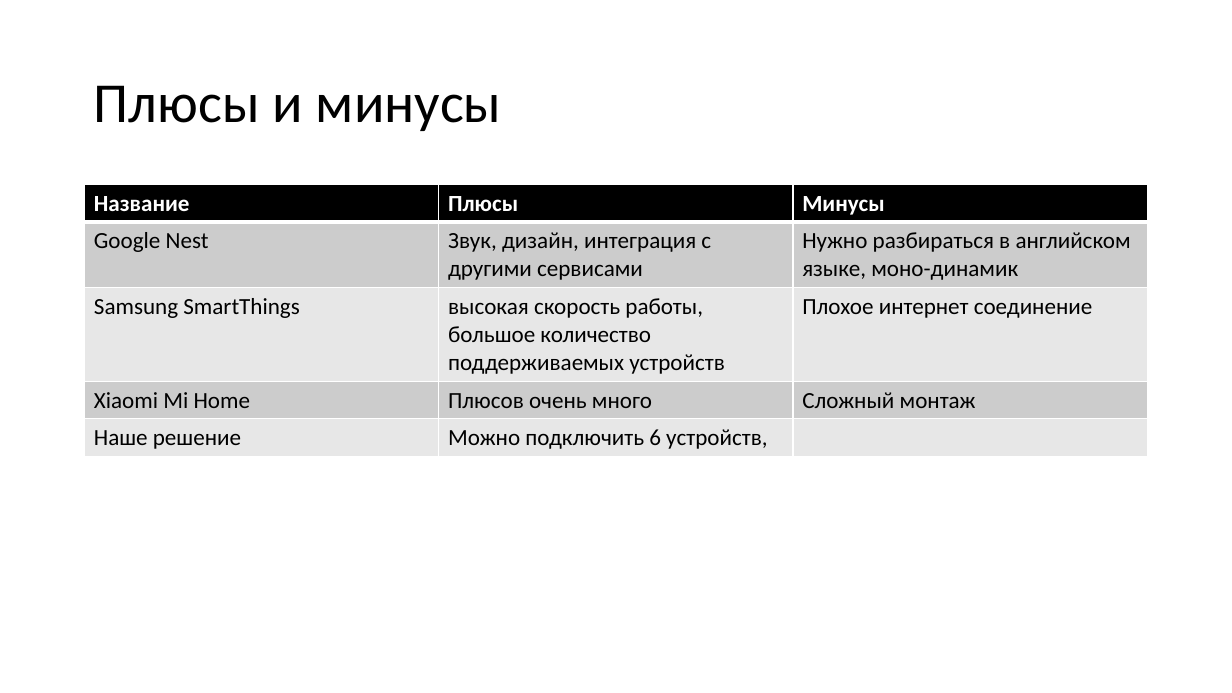
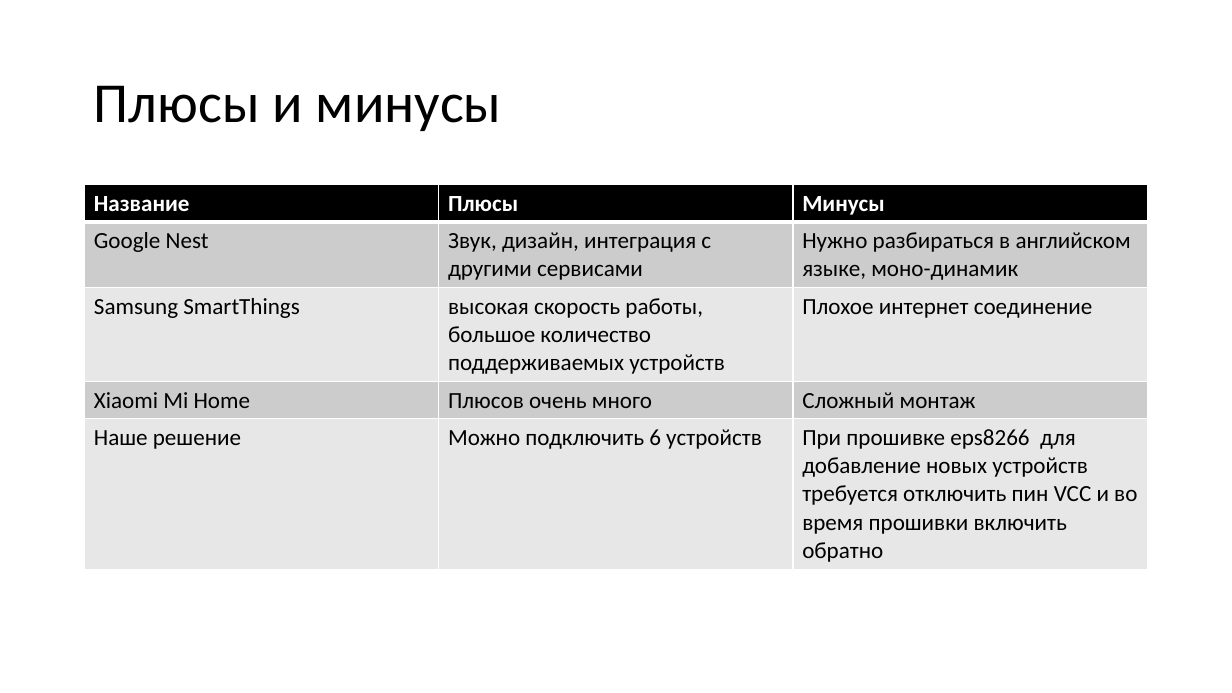
Before and after one commit to korsh624/smarthausesp, a slide deck: slide 7 of static/Умный дом на esp8266.pptx. Drawn at 1232x693 pixels with LibreOffice and Linux fonts; fonts in the diff are those of the drawing. Boxes give left, top, right and bottom in pixels: in the first picture for what was removed or moved away, otherwise in the second. Text is boxed around its words. In the diff, an @@ line names an element or a change of style, - is before the commit and + after.

Commit message:
updated

```diff
--- a/static/Умный дом на esp8266.pptx
+++ b/static/Умный дом на esp8266.pptx
@@ table at bbox=[85, 185, 1147, 566] @@
-row 5, column 2: Можно подключить 6 устройств,
+row 5, column 2: Можно подключить 6 устройств
-row 5, column 3: 
+row 5, column 3: При прошивке eps8266 для добавление новых устройств требуется отключить пин VCC и во время прошивки включить обратно
```
